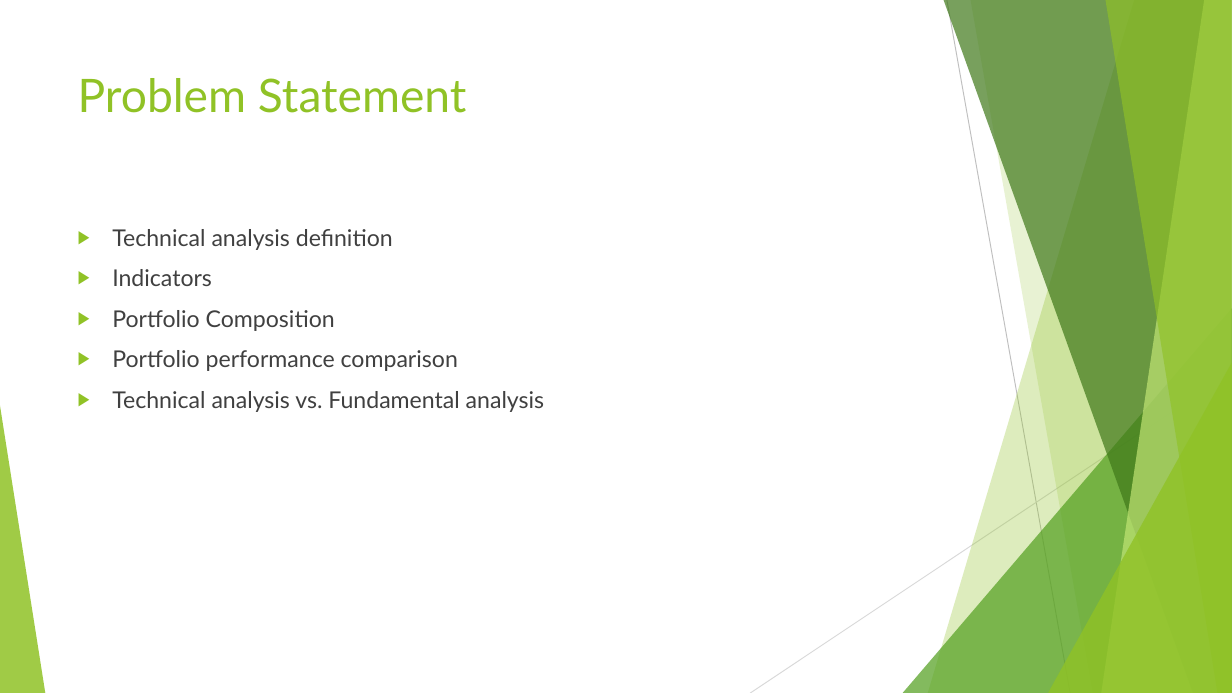
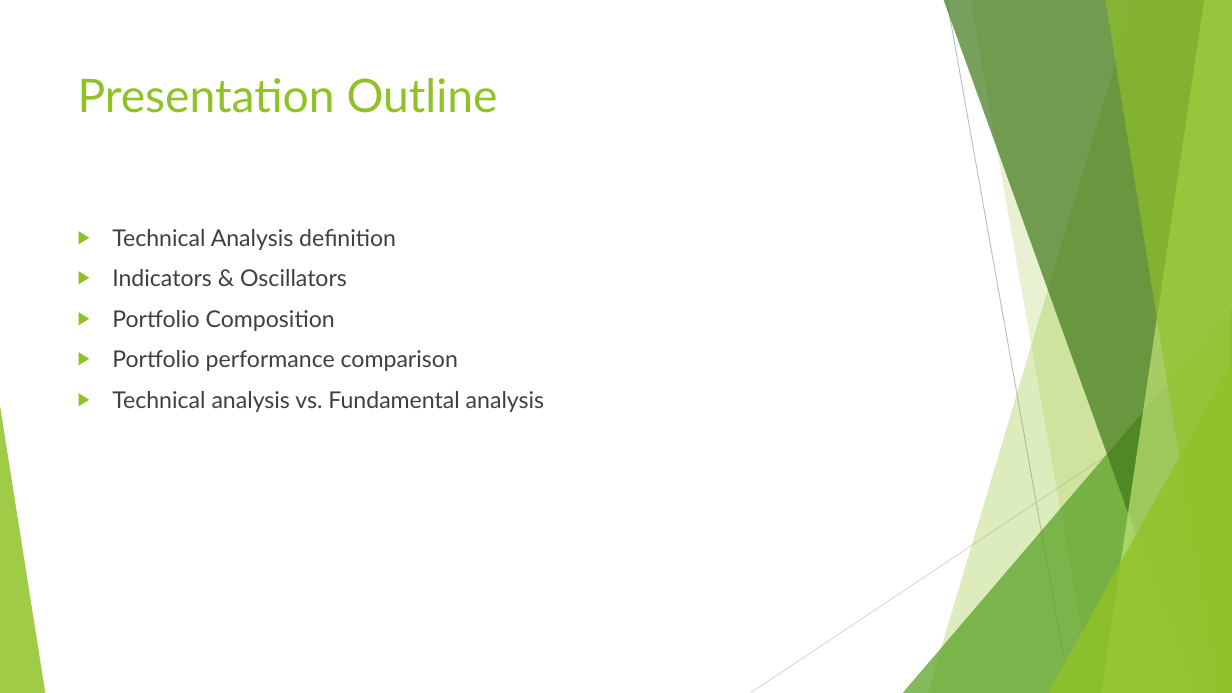
Before and after one commit to Charmendar/ComputeFinance_Presnstation, a slide deck: slide 2 of Technical Analysis-comparison.pptx. Drawn at 1232x693 pixels with LibreOffice and Linux fonts; fonts in the diff are those of the drawing. Boxes give left, top, right and bottom in pixels: in the first picture for what was removed or moved away, otherwise in the second. Text is boxed around its words. In the diff, an @@ line names an element or a change of style, - is before the commit and + after.

```diff
--- a/Technical Analysis-comparison.pptx
+++ b/Technical Analysis-comparison.pptx
@@ title at <box>78,78,498,113</box>: text changed @@
-Problem Statement
+Presentation Outline
@@ text at <box>112,229,396,286</box>: text changed @@
-▶ Technical analysis definition
-▶ Indicators
+▶ Technical Analysis definition
+▶ Indicators & Oscillators
```
Also in this commit, not shown: 4 other slides changed.
